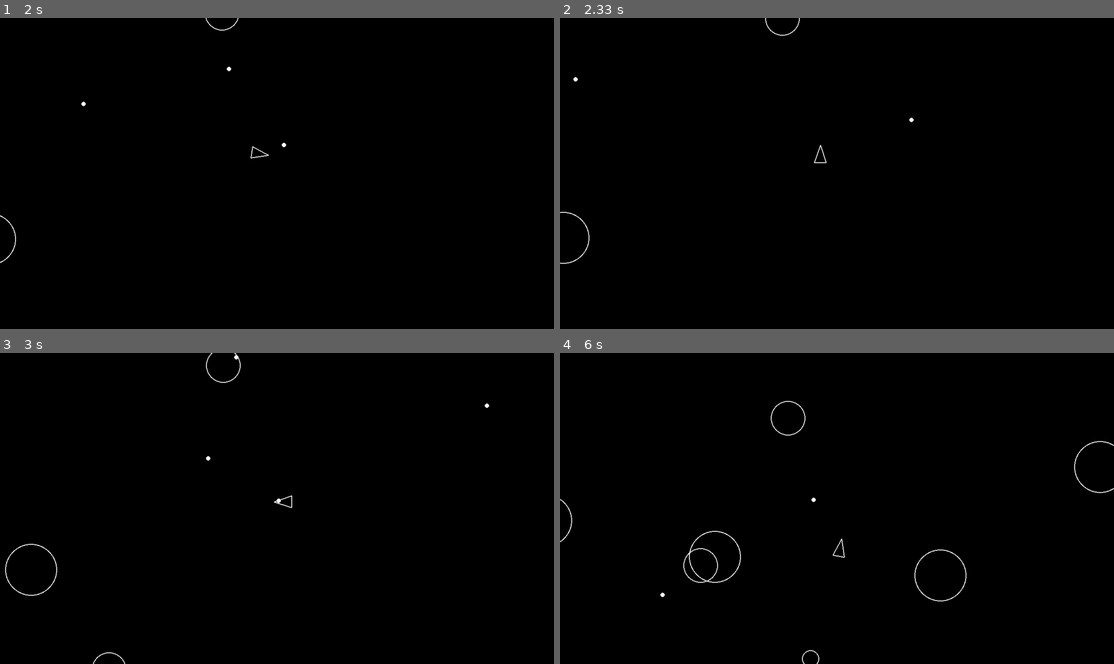
Above: before the commit, frames 1-4 (two rows, left to right).
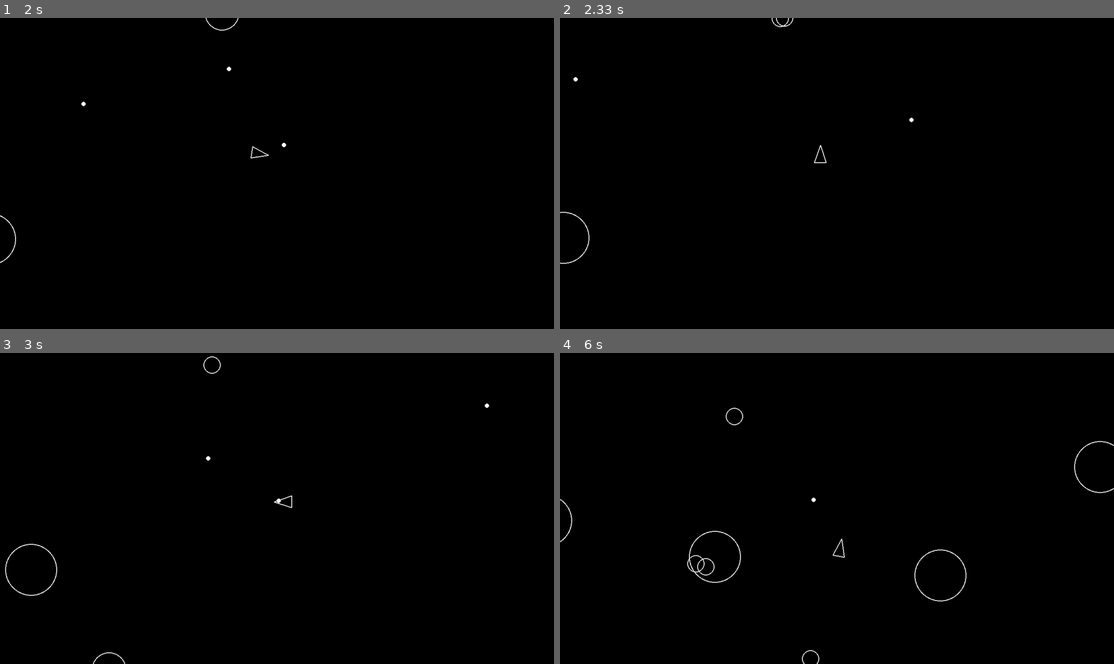
Above: after the commit, the same moments.

Repository: Moomins07/boot-dev-pygame
Game: pygame game, started from main.py
Two runs of this game, one before a commit and one after it. Both use one fixed random seed, a clock stepped at 60 frames per second and the inputs below.
Inputs:
- Up to frame 1 (2 s): tap Space at 0.33, 0.73, 1.03, 1.23, 1.57, 1.87 s; hold D 0.67-1.13 s; hold W 1.17-1.47 s; hold D 1.5-1.97 s
- Up to frame 2 (2.33 s): hold A from 2 s (still down); tap Space at 2.07 s
- Up to frame 3 (3 s): tap Space at 2.37, 2.63, 2.97 s; release A at 2.53 s; hold S 2.57-2.87 s; hold A from 2.9 s (still down)
- Up to frame 4 (6 s): tap Space at 3.27, 3.4, 3.8, 4.1, 4.47, 4.87, 5.17, 5.37, 5.67, 5.87 s; release A at 3.3 s; hold W 3.33-3.7 s; hold D 3.73-4.37 s; hold S 4.4-4.77 s; hold A 4.8-5.27 s; hold D 5.3-5.77 s; hold W from 5.8 s (still down)

Frame 1 is identical in both runs. In frame 2, less than 0.1% of the frame differs, in the area x 37-44%, y 0-6%; in frame 3, 0.1%; in frame 4, 0.3%, in the area x 18-45%, y 15-79%.

Commit message:
asteroids split correctly

Diff:
--- a/asteroid.py
+++ b/asteroid.py
@@ -1,6 +1,8 @@
 import pygame
+import random
+from logger import log_state, log_event
 from circleshape import CircleShape
-from constants import LINE_WIDTH
+from constants import LINE_WIDTH, ASTEROID_MIN_RADIUS
 
 class Asteroid(CircleShape):
     def __init__(self, x, y, radius):
@@ -11,3 +13,25 @@
 
     def update(self, dt):
         self.position += (self.velocity * dt)
+
+    def split(self):
+        self.kill()
+
+        if self.radius <= ASTEROID_MIN_RADIUS:
+            return
+
+        log_event("asteroid_split")
+
+        random_degrees = int(random.uniform(20, 50))
+
+        smaller_asteroid_radius = self.radius - ASTEROID_MIN_RADIUS
+
+        ast1 = Asteroid(self.position.x, self.position.y, smaller_asteroid_radius)
+        ast1.velocity = self.velocity.rotate(random_degrees)
+        ast1.velocity *= 1.2
+
+
+
+        ast2 = Asteroid(self.position.x, self.position.y, smaller_asteroid_radius)
+        ast2.velocity = self.velocity.rotate(-random_degrees)
+        ast2.velocity *= 1.2
--- a/main.py
+++ b/main.py
@@ -57,6 +57,14 @@
                 print ("Game over!")
                 sys.exit()
 
+            for shot in shots:
+                if shot.collides_with(object):
+                    log_event("asteroid_shot")
+                    object.split()
+                    shot.kill()
+
+
+
 
         for sprite in drawable:
             sprite.draw(screen)
